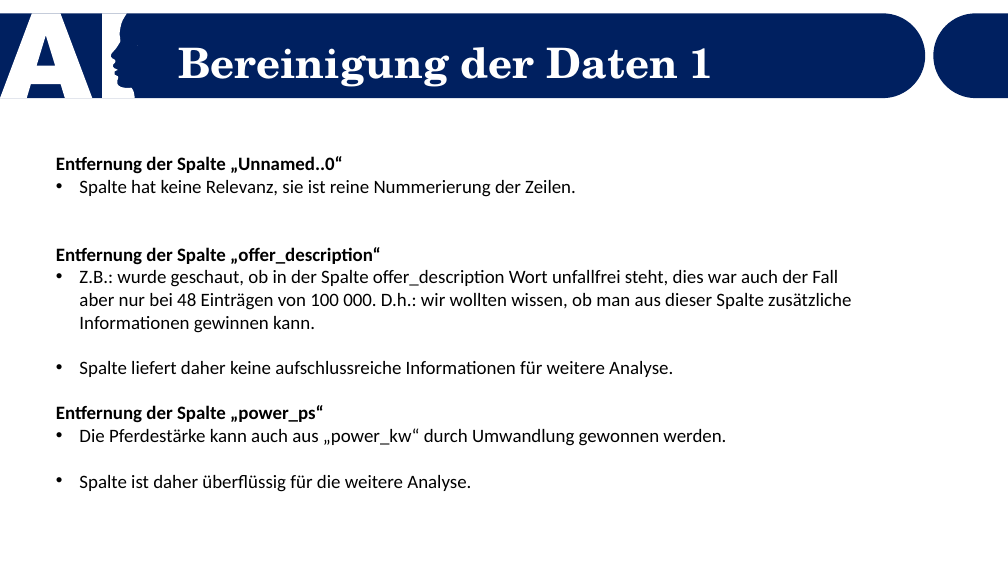
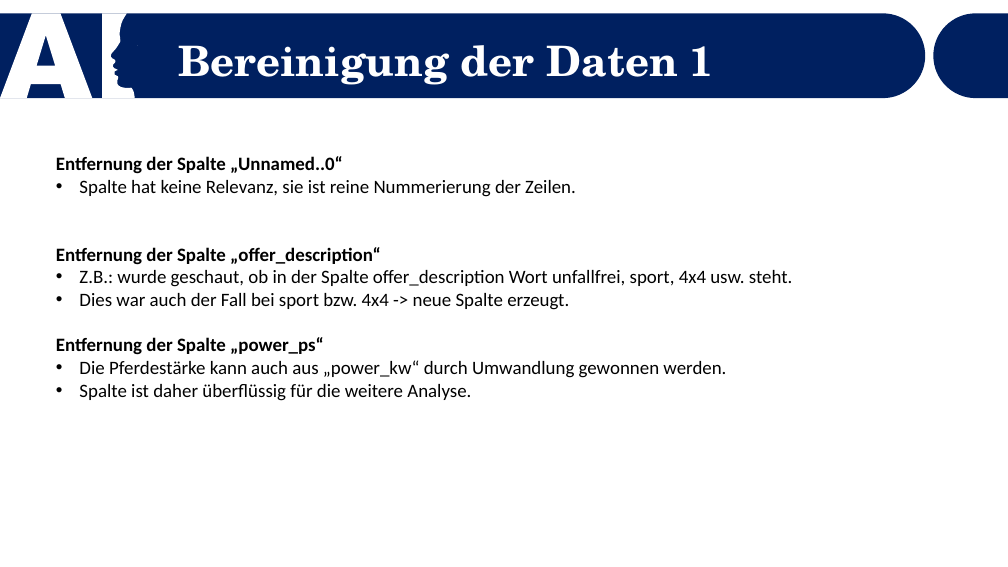
Before and after one commit to Dewin154/Projekt_Machine_Learning, a slide deck: slide 4 of Präsentation_Vorlage.pptx. Drawn at 1008x567 pixels with LibreOffice and Linux fonts; fonts in the diff are those of the drawing. Boxes give left, top, right and bottom in pixels: in the first picture for what was removed or moved away, otherwise in the second. Text is boxed around its words. In the diff, an @@ line names an element or a change of style, - is before the commit and + after.

```diff
--- a/Präsentation_Vorlage.pptx
+++ b/Präsentation_Vorlage.pptx
@@ text "Bereinigung der Daten 1" at [178, 45, 714, 85]: indent changed; line spacing 0.9 to 0.8 @@
@@ text at [79, 270, 793, 310]: text changed @@
-• Z.B.: wurde geschaut, ob in der Spalte offer_description Wort unfallfrei steht, dies war auch der Fall aber nur bei 48 Einträgen von 100 000. D.h.: wir wollten wissen, ob man aus dieser Spalte zusätzliche Informationen gewinnen kann.
-• Spalte liefert daher keine aufschlussreiche Informationen für weitere Analyse.
+• Z.B.: wurde geschaut, ob in der Spalte offer_description Wort unfallfrei, sport, 4x4 usw. steht.
+• Dies war auch der Fall bei sport bzw. 4x4 -> neue Spalte erzeugt.
```
Also in this commit, not shown: 4 other slides changed, 1 slide added, 2 other files.
